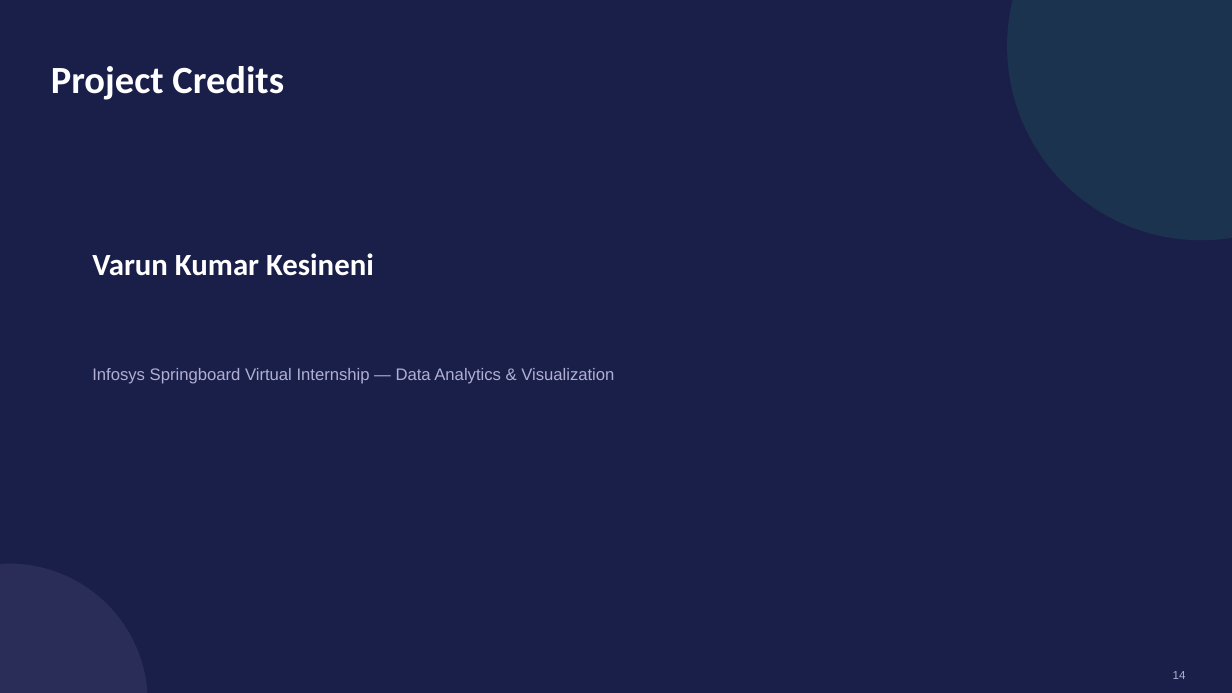
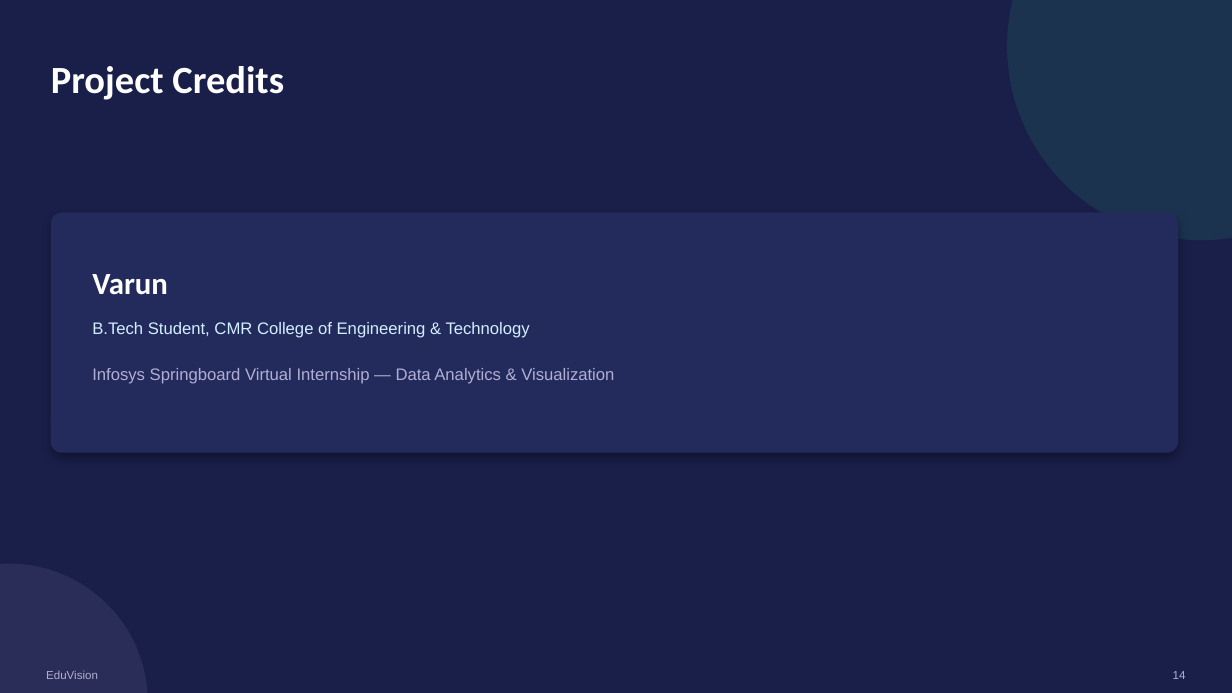
Before and after one commit to springboardmentor873-a11y/https-github.com-springboardmentorpl-Higher-Education-Performance-Dashboard-Group-2, a slide deck: slide 15 of 08_Module_8_Documentation_Delivery/EduVision_Presentation.pptx. Drawn at 1232x693 pixels with LibreOffice and Linux fonts; fonts in the diff are those of the drawing. Boxes give left, top, right and bottom in pixels: in the first picture for what was removed or moved away, otherwise in the second. Text is boxed around its words. In the diff, an @@ line names an element or a change of style, - is before the commit and + after.

Commit message:
Added PPT

```diff
--- a/08_Module_8_Documentation_Delivery/EduVision_Presentation.pptx
+++ b/08_Module_8_Documentation_Delivery/EduVision_Presentation.pptx
@@ rounded rectangle added at (51,213,1178,453), fill #232A5C @@
@@ text at (92,274,168,295): text changed @@
-Varun Kumar Kesineni
+Varun
@@ text added at (92,322,530,338), 13 pt, text #D2EEFF @@
+B.Tech Student, CMR College of Engineering & Technology
@@ text added at (46,670,98,679), 9 pt, text #B0AFD3 @@
+EduVision
```
Also in this commit, not shown: 14 other slides changed, 1 other file.
